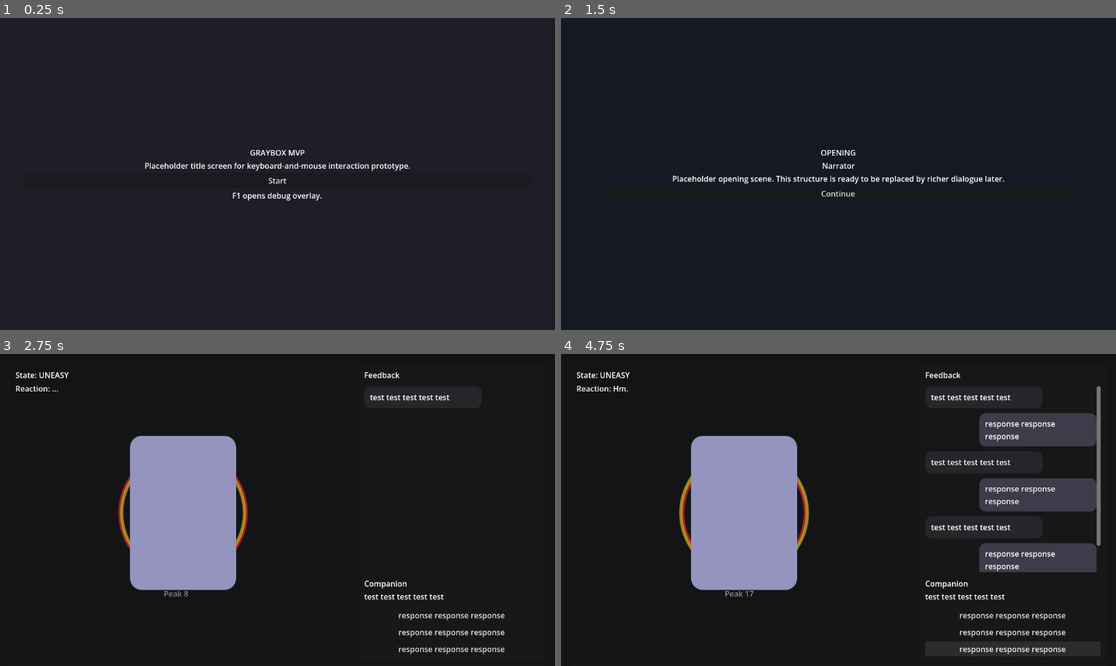
Above: before the commit, frames 1-4 (two rows, left to right).
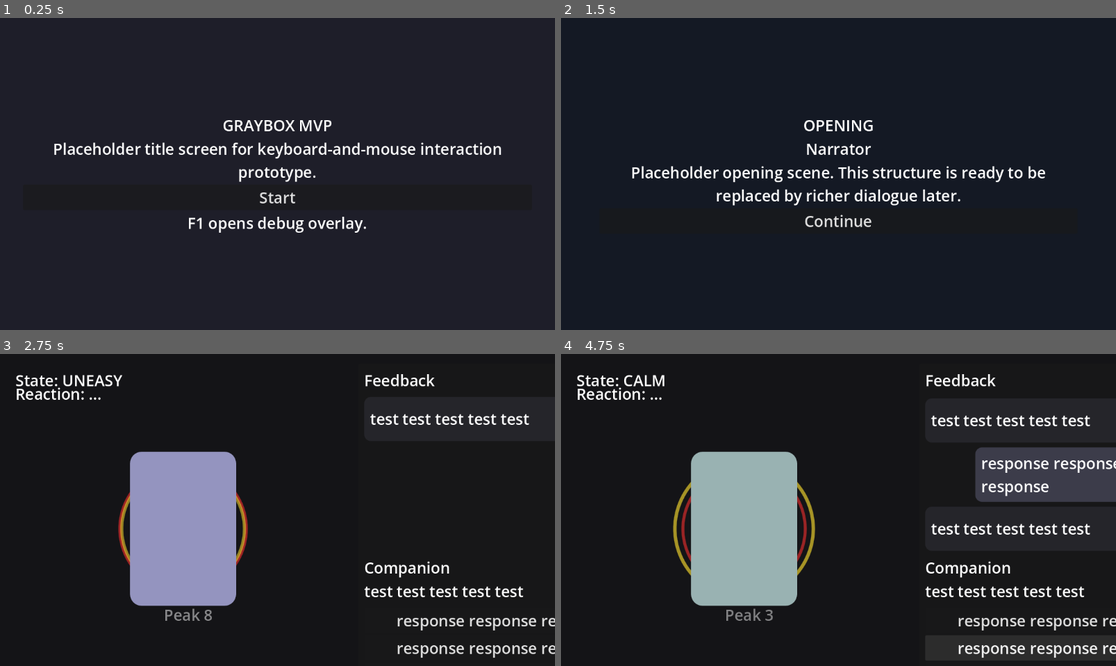
Above: after the commit, the same moments.

Repository: manchenlee/wgj-2026-teamb
Game: Godot game, scene res://scenes/Main.tscn
Two runs of this game, one before a commit and one after it. Both use one fixed random seed, a clock stepped at 60 frames per second and the inputs below.
Inputs:
- Up to frame 1 (0.25 s): no input
- Up to frame 2 (1.5 s): click "Start" at 0.5 s; click "Continue" at 1.25 s
- Up to frame 3 (2.75 s): click "Continue" at 2 s
- Up to frame 4 (4.75 s): click "response response response" at 2.75 s; click "response response response" at 3.5 s; click "response response response" at 4.25 s

The runs differ from the first frame. In frame 1, 3.3% of the frame differs, in the area x 9-91%, y 32-69%; in frame 2, 3.2%; in frame 3, 6.8%; in frame 4, 24%, in the area x 2-100%, y 5-98%.

Commit message:
feat: Implement UI scaling and enhance dialogue panel responsiveness

Diff:
--- a/scenes/components/DebugOverlay.tscn
+++ b/scenes/components/DebugOverlay.tscn
@@ -8,8 +8,8 @@
 [node name="RootPanel" type="PanelContainer" parent="."]
 offset_left = 16.0
 offset_top = 16.0
-offset_right = 460.0
-offset_bottom = 520.0
+offset_right = 760.0
+offset_bottom = 820.0
 
 [node name="MarginContainer" type="MarginContainer" parent="RootPanel"]
 theme_override_constants/margin_left = 12
--- a/scenes/components/DirectionSequencePanel.tscn
+++ b/scenes/components/DirectionSequencePanel.tscn
@@ -21,7 +21,7 @@
 horizontal_alignment = 1
 
 [node name="SequenceLabel" type="RichTextLabel" parent="MarginContainer/VBoxContainer"]
-custom_minimum_size = Vector2(0, 88)
+custom_minimum_size = Vector2(0, 176)
 bbcode_enabled = true
 fit_content = false
 scroll_active = false
--- a/scenes/screens/GameScreen.tscn
+++ b/scenes/screens/GameScreen.tscn
@@ -66,7 +66,7 @@
 anchor_bottom = 1.0
 
 [node name="RightSideDialoguePanel" parent="MarginContainer/ResponsiveLayout/UpperLayout" instance=ExtResource("3_dialogue")]
-custom_minimum_size = Vector2(360, 0)
+custom_minimum_size = Vector2(600, 0)
 
 [node name="BottomHUD" parent="MarginContainer/ResponsiveLayout" instance=ExtResource("4_hud")]
 
--- a/scripts/core/screen_router.gd
+++ b/scripts/core/screen_router.gd
@@ -1,6 +1,7 @@
 extends Control
 
 const Config := preload("res://scripts/gameplay/GameConfig.gd")
+const UiThemeScaler := preload("res://scripts/ui/ui_theme_scaler.gd")
 const TITLE_SCENE := preload("res://scenes/screens/TitleScreen.tscn")
 const WARNING_SCENE := preload("res://scenes/screens/WarningScreen.tscn")
 const OPENING_SCENE := preload("res://scenes/screens/OpeningScreen.tscn")
@@ -18,6 +19,7 @@
 	debug_overlay.values_requested.connect(_apply_debug_values)
 	debug_overlay.force_ending_requested.connect(_force_ending)
 	debug_overlay.reset_run_requested.connect(_reset_run)
+	UiThemeScaler.apply_to_tree(debug_overlay)
 	_show_title()
 
 func _unhandled_input(event: InputEvent) -> void:
@@ -72,6 +74,7 @@
 		current_screen.queue_free()
 	current_screen = next_screen
 	screen_container.add_child(current_screen)
+	UiThemeScaler.apply_to_tree(current_screen)
 
 func _show_stage(target: String) -> void:
 	match target:
--- a/scripts/gameplay/GameConfig.gd
+++ b/scripts/gameplay/GameConfig.gd
@@ -6,6 +6,9 @@
 # Shared placeholder copy.
 const TEST_FEEDBACK_TEXT: String = "test test test test test"
 const TEST_RESPONSE_TEXT: String = "response response response"
+
+# UI scaling.
+const UI_FONT_SCALE: float = 2.0
 
 # Core arousal values.
 const INITIAL_PHYSICAL: float = 30.0
--- a/scripts/gameplay/direction_sequence_controller.gd
+++ b/scripts/gameplay/direction_sequence_controller.gd
@@ -63,13 +63,13 @@
 	for index in current_sequence.size():
 		var arrow := _to_arrow(current_sequence[index])
 		if index < current_index:
-			parts.append("[font_size=30][color=#71d99e]%s[/color][/font_size]" % arrow)
+			parts.append("[font_size=60][color=#71d99e]%s[/color][/font_size]" % arrow)
 		elif index == current_index and round_active:
-			parts.append("[b][font_size=36][color=#fff1a8]%s[/color][/font_size][/b]" % arrow)
+			parts.append("[b][font_size=72][color=#fff1a8]%s[/color][/font_size][/b]" % arrow)
 		else:
-			parts.append("[font_size=30][color=#7d7d87]%s[/color][/font_size]" % arrow)
+			parts.append("[font_size=60][color=#7d7d87]%s[/color][/font_size]" % arrow)
 	if parts.is_empty():
-		return "[center][font_size=22][color=#7d7d87]Waiting for round...[/color][/font_size][/center]"
+		return "[center][font_size=44][color=#7d7d87]Waiting for round...[/color][/font_size][/center]"
 	return "[center]%s[/center]" % "     ".join(parts)
 
 func _to_arrow(direction: String) -> String:
--- a/scripts/ui/dialogue_panel.gd
+++ b/scripts/ui/dialogue_panel.gd
@@ -4,6 +4,7 @@
 signal choice_selected(choice_quality: String, choice_text: String)
 
 const Config := preload("res://scripts/gameplay/GameConfig.gd")
+const UiThemeScaler := preload("res://scripts/ui/ui_theme_scaler.gd")
 
 @onready var history_scroll: ScrollContainer = $MarginContainer/VBoxContainer/ScrollableChatHistory
 @onready var history_list: VBoxContainer = $MarginContainer/VBoxContainer/ScrollableChatHistory/ChatHistoryList
@@ -45,7 +46,7 @@
 		row.add_child(left_spacer)
 
 	var bubble := PanelContainer.new()
-	bubble.custom_minimum_size = Vector2(220.0, 46.0)
+	bubble.custom_minimum_size = Vector2(440.0, 92.0)
 	bubble.mouse_filter = Control.MOUSE_FILTER_IGNORE
 	bubble.modulate = Color(1.0, 1.0, 1.0, 0.0)
 	bubble.scale = Vector2(0.94, 0.94)
@@ -66,7 +67,7 @@
 	message_label.autowrap_mode = TextServer.AUTOWRAP_WORD_SMART
 	message_label.text = line
 	message_label.mouse_filter = Control.MOUSE_FILTER_IGNORE
-	message_label.custom_minimum_size = Vector2(220.0, 0.0)
+	message_label.custom_minimum_size = Vector2(440.0, 0.0)
 	bubble.add_child(message_label)
 	row.add_child(bubble)
 
@@ -76,6 +77,7 @@
 		row.add_child(right_spacer)
 
 	history_list.add_child(row)
+	UiThemeScaler.apply_to_tree(row)
 
 	var tween := create_tween()
 	tween.set_parallel(true)
--- /dev/null
+++ b/scripts/ui/ui_theme_scaler.gd
@@ -0,0 +1,34 @@
+class_name UiThemeScaler
+extends RefCounted
+
+const Config := preload("res://scripts/gameplay/GameConfig.gd")
+const FONT_SIZE_KEYS := [
+	"font_size",
+	"normal_font_size",
+	"bold_font_size",
+	"italics_font_size",
+	"mono_font_size"
+]
+const SCALE_META_KEY := "_ui_font_scale_applied"
+
+static func apply_to_tree(root: Node) -> void:
+	if root == null:
+		return
+
+	if root is Control:
+		_apply_to_control(root)
+
+	for child in root.get_children():
+		apply_to_tree(child)
+
+static func _apply_to_control(control: Control) -> void:
+	if control.has_meta(SCALE_META_KEY):
+		return
+
+	for key in FONT_SIZE_KEYS:
+		if control.has_theme_font_size(key):
+			var current_size := control.get_theme_font_size(key)
+			if current_size > 0:
+				control.add_theme_font_size_override(key, int(round(current_size * Config.UI_FONT_SCALE)))
+
+	control.set_meta(SCALE_META_KEY, true)
Not shown, added: README.md
